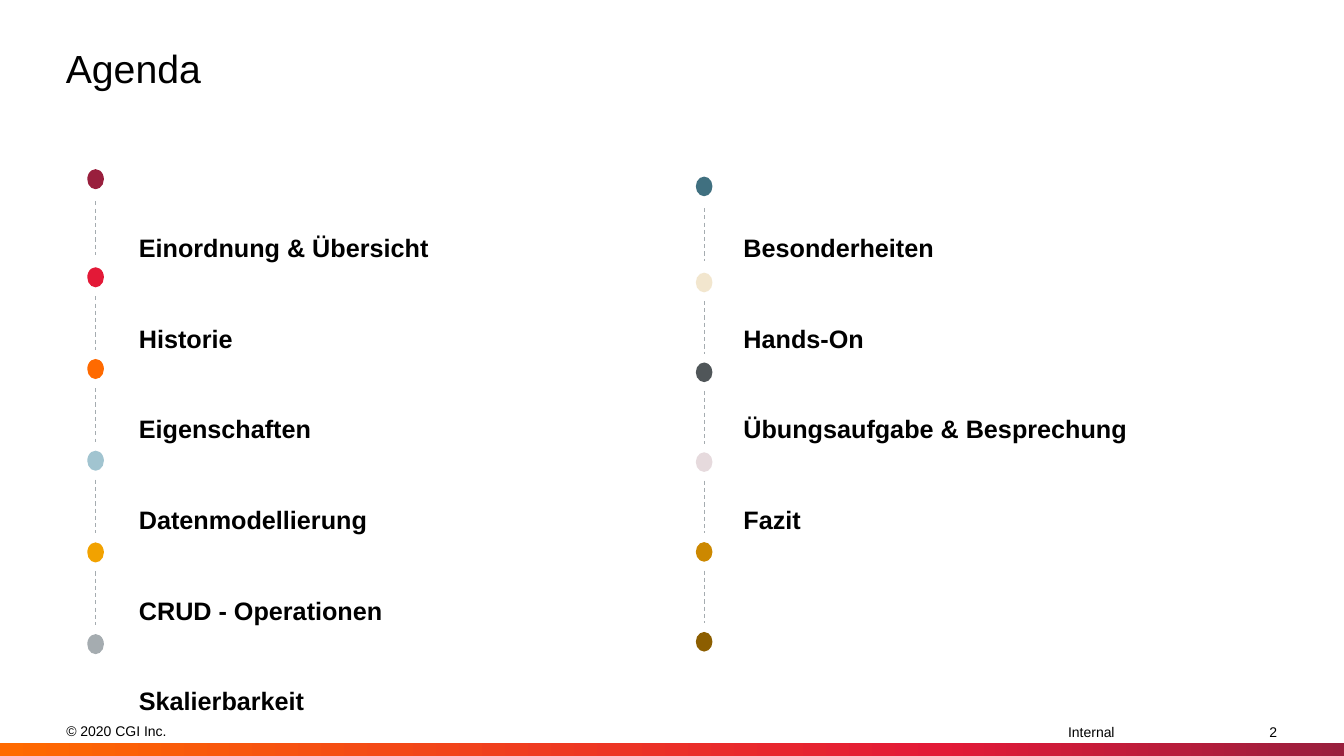
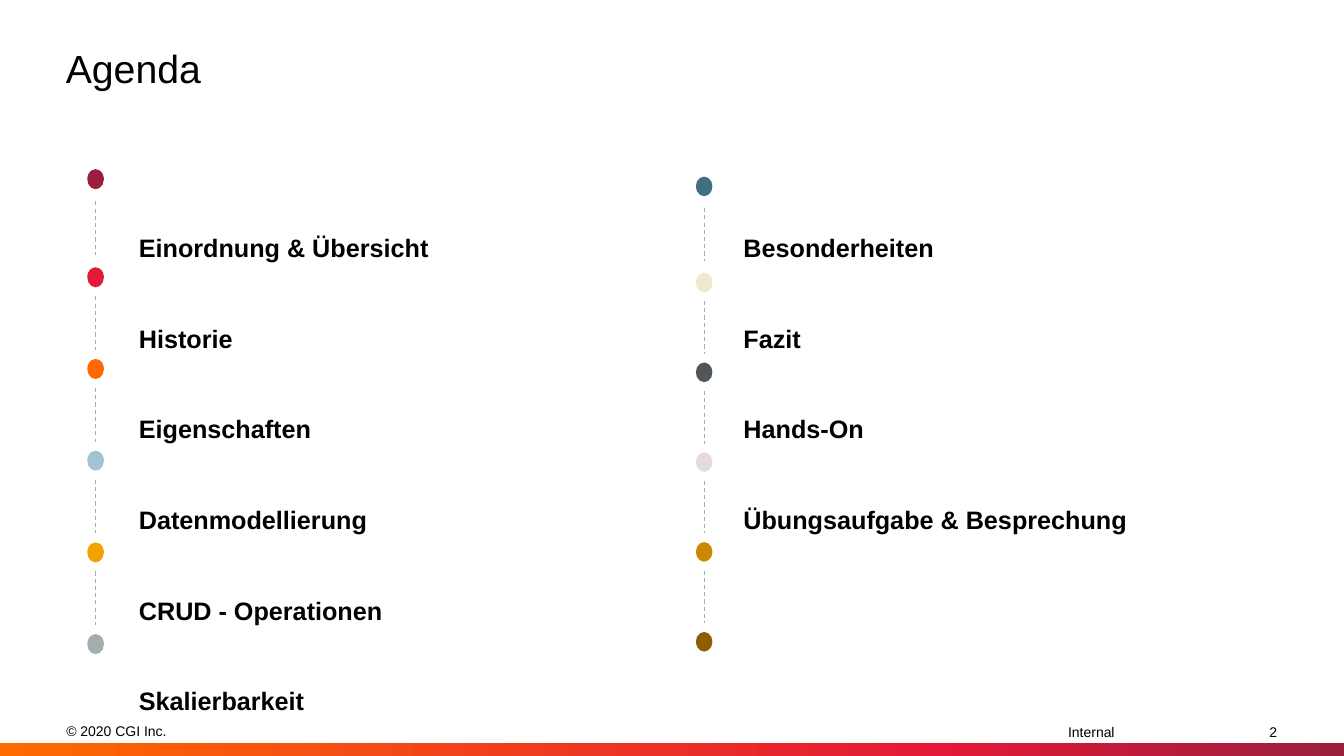
Before and after one commit to MJ7898/workshop_firebase, a slide deck: slide 2 of DBS_Workshop_Firebase.pptx. Drawn at 1344x756 pixels with LibreOffice and Linux fonts; fonts in the diff are those of the drawing. Boxes give left, top, right and bottom in pixels: in the first picture for what was removed or moved away, otherwise in the second. Text is boxed around its words. In the diff, an @@ line names an element or a change of style, - is before the commit and + after.

```diff
--- a/DBS_Workshop_Firebase.pptx
+++ b/DBS_Workshop_Firebase.pptx
@@ text at (x1=743, y1=329, x2=800, y2=349): paragraph added @@
+Fazit
@@ text at (x1=743, y1=510, x2=800, y2=530): paragraph removed @@
-Fazit
```
Also in this commit, not shown: 3 other slides changed, 6 slides added, 2 other files.
